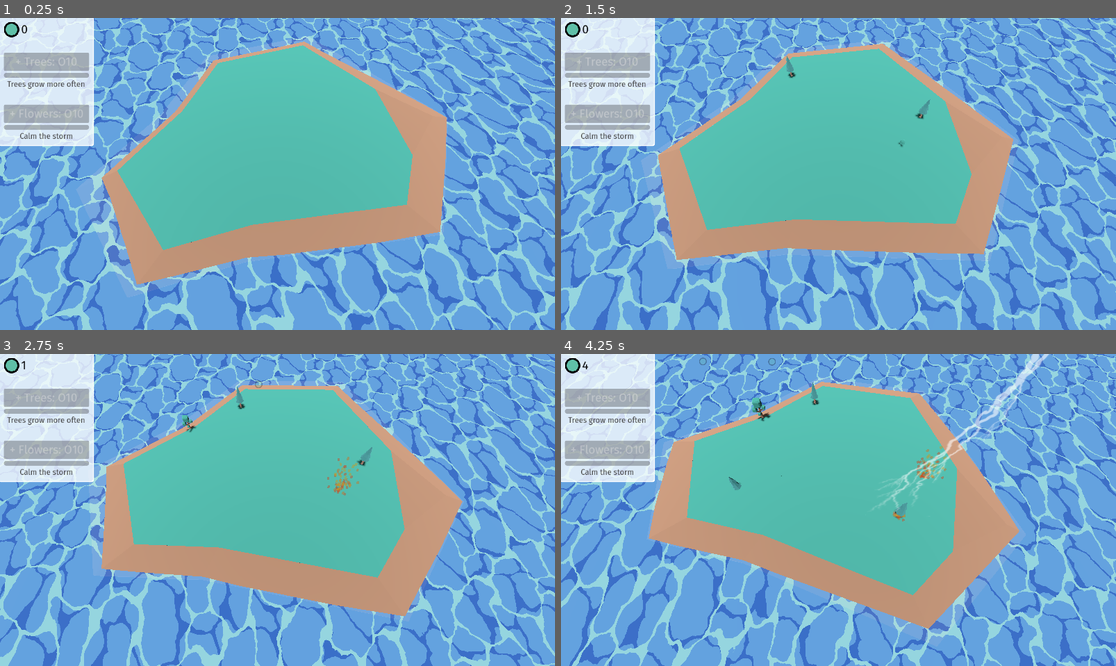
Above: before the commit, frames 1-4 (two rows, left to right).
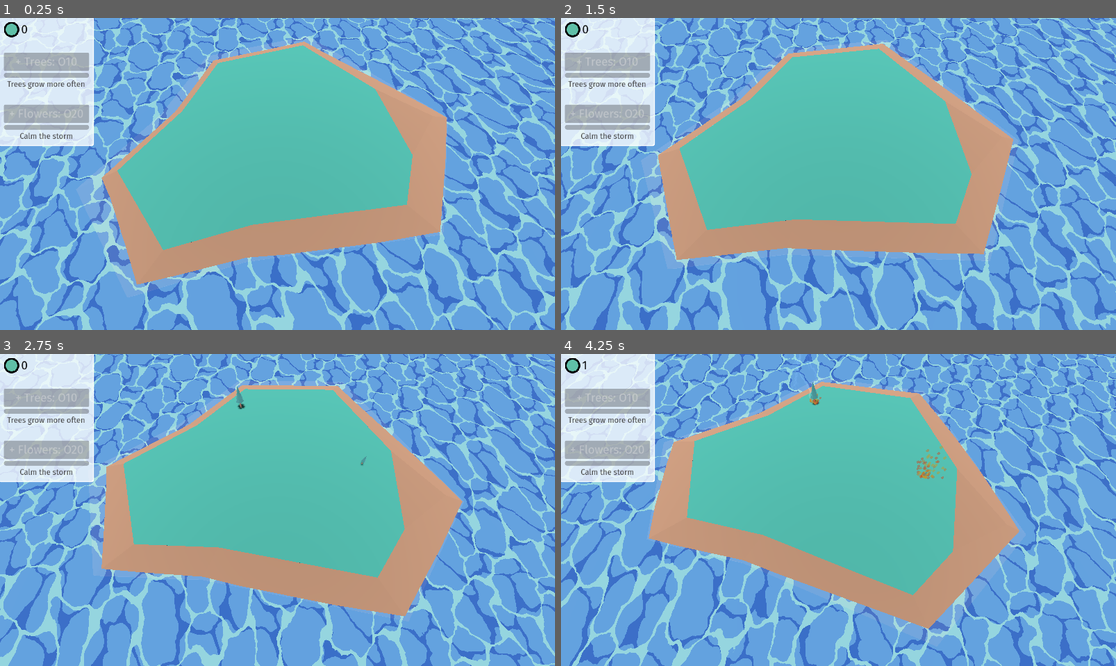
Above: after the commit, the same moments.

Repository: lumi-a/ecotomata
Game: Godot game, scene res://main.tscn
The game is run twice, just before and just after one commit, with the same random seed, the same clock (stepped at 60 frames per second) and the same inputs.
Inputs:
- Up to frame 1 (0.25 s): no input
- Up to frame 2 (1.5 s): no input
- Up to frame 3 (2.75 s): no input
- Up to frame 4 (4.25 s): no input

The runs differ from the first frame. In frame 1, less than 0.1% of the frame differs, in the area x 6-14%, y 29-32%; in frame 2, 0.1%; in frame 3, 0.4%; in frame 4, 1.4%, in the area x 2-88%, y 0-54%.

Commit message:
Fine-tune parameters, add victory-text

Diff:
--- a/island.gd
+++ b/island.gd
@@ -3,6 +3,7 @@
 @export var camera_rotation_node: Node3D
 var camera: Camera3D
 @export var ui_node: Control
+@export var victory: Label
 
 const num_initial_sapling_attempts: int = 0
 const num_initial_plant_attempts: int = 0
@@ -40,7 +41,9 @@
 const ember_time = 1.0
 
 var flower_attempts = 0 # How many flowers should be bought in the next couple frames
-var max_flowers_per_frame = 10 # At most how many flowers to try adding per frame
+var max_flowers_per_frame = 3 # At most how many flowers to try adding per frame
+
+var won_time = 0.0
 
 func remove_all_but_one(variant: Variant):
 	var children = variant.get_children()
@@ -118,6 +121,8 @@
 	space_state = get_world_3d().direct_space_state
 	camera = camera_rotation_node.get_node("camera")
 	ui_node.bought_flowers.connect(buy_flowers)
+	victory.modulate.a = 0
+
 
 	# Spawn trees
 	for _attempts in num_initial_sapling_attempts:
@@ -152,8 +157,20 @@
 	ui_node.orbs += 1
 
 func _process(delta):
-	var expected_lightnings_per_second: float = (ui_node.flower_max_level - ui_node.flower_level) / ui_node.flower_max_level
-	var expected_saplings_per_second: float = 50.0 * (ui_node.tree_level + 3) / (ui_node.tree_max_level + 3)
+	var expected_lightnings_per_second: float = 1.0 * (0.0 if ui_node.flower_max_level == ui_node.flower_level else 1.5 ** (float(-ui_node.flower_level)))
+	var expected_saplings_per_second: float = 50.0 * float(ui_node.tree_level + 1) / float(ui_node.tree_max_level + 1)
+	print(str(expected_lightnings_per_second) + " " + str(expected_saplings_per_second))
+
+	var won = ui_node.tree_level == ui_node.tree_max_level and ui_node.flower_level == ui_node.flower_max_level
+	if won:
+		won_time += delta
+		if won_time < 1.0:
+			ui_node.modulate.a = 1.0 - won_time
+			victory.modulate.a = won_time
+		else:
+			ui_node.modulate.a = 0
+			victory.modulate.a = 1
+
 
 	# try adding flowers
 	var flower_attempts_this_frame = 0
@@ -185,13 +202,14 @@
 		var id = tree.get_instance_id()
 		match tree_states[id]:
 			TreeState.Static:
-				tree_orb_timers[id] += delta
-				if tree_orb_timers[id] >= 1.0:
-					tree_orb_timers[id] -= 1.0
-					var orb = orb_instance.duplicate()
-					orb.position = camera.unproject_position(tree.position + Vector3.UP * 0.875)
-					orb.tree_exited.connect(add_orb)
-					add_child(orb)
+				if not won:
+					tree_orb_timers[id] += delta
+					if tree_orb_timers[id] >= 1.0:
+						tree_orb_timers[id] -= 1.0
+						var orb = orb_instance.duplicate()
+						orb.position = camera.unproject_position(tree.position + Vector3.UP * 0.875)
+						orb.tree_exited.connect(add_orb)
+						add_child(orb)
 
 			TreeState.Growing:
 				tree_timers[id] += delta
--- a/main.tscn
+++ b/main.tscn
@@ -37,6 +37,8 @@
 subdivide_width = 32
 subdivide_depth = 32
 
+[sub_resource type="Theme" id="Theme_pqc6n"]
+
 [node name="Node3D" type="Node3D"]
 
 [node name="WorldEnvironment" type="WorldEnvironment" parent="."]
@@ -52,14 +54,34 @@
 [node name="water" type="MeshInstance3D" parent="."]
 mesh = SubResource("PlaneMesh_y60lx")
 
-[node name="island" parent="." node_paths=PackedStringArray("camera_rotation_node", "ui_node") instance=ExtResource("2_5c6a2")]
+[node name="island" parent="." node_paths=PackedStringArray("camera_rotation_node", "ui_node", "victory") instance=ExtResource("2_5c6a2")]
 transform = Transform3D(1, 0, 0, 0, 1, 0, 0, 0, 1, 0, -0.810748, 0)
 script = ExtResource("4_c1278")
 camera_rotation_node = NodePath("../camera_rotation")
 ui_node = NodePath("../ui")
+victory = NodePath("../victory")
 
 [node name="sun" type="DirectionalLight3D" parent="."]
 transform = Transform3D(1, 0, 0, 0, 0.252998, 0.967467, 0, -0.967467, 0.252998, -6.61002, 40.3401, -0.405594)
 shadow_enabled = true
 
 [node name="ui" parent="." instance=ExtResource("5_coy3p")]
+
+[node name="victory" type="Label" parent="."]
+anchors_preset = 8
+anchor_left = 0.5
+anchor_top = 0.5
+anchor_right = 0.5
+anchor_bottom = 0.5
+offset_left = -79.0
+offset_top = -11.5
+offset_right = 79.0
+offset_bottom = 11.5
+grow_horizontal = 2
+grow_vertical = 2
+size_flags_horizontal = 4
+theme = SubResource("Theme_pqc6n")
+theme_override_colors/font_color = Color(1, 1, 1, 1)
+theme_override_colors/font_shadow_color = Color(0, 0, 0, 1)
+theme_override_font_sizes/font_size = 32
+text = "Vegetation Restored"
--- a/ui.gd
+++ b/ui.gd
@@ -15,7 +15,7 @@
 
 @export var orbs: int = 0
 @export var tree_level: int = 0
-@export var tree_max_level: int = 5
+@export var tree_max_level: int = 8
 @export var flower_level: int = 0
 @export var flower_max_level: int = 5
 
@@ -43,26 +43,28 @@
 
 var tree_cost: int = 10
 func update_tree_button_text():
-	if tree_level <= tree_max_level:
+	if tree_level < tree_max_level:
 		tree_buy_button.text = "+ Trees: O" + str(tree_cost)
 	else:
 		tree_buy_button.text = "+ Trees: Max!"
+		flower_buy_button.disabled = true
 func buy_tree():
 	if tree_cost <= orbs:
 		orbs -= tree_cost
 		tree_level += 1
 		tree_range.value = tree_level
 		if tree_level < tree_max_level:
-			tree_cost *= 10
+			tree_cost = 10 * round((tree_level + 1) ** 2.5)
 		update_tree_button_text()
 		tree_buy_button.disabled = true
 
-var flower_cost: int = 10
+var flower_cost: int = 20
 func update_flower_button_text():
-	if flower_level <= flower_max_level:
+	if flower_level < flower_max_level:
 		flower_buy_button.text = "+ Flowers: O" + str(flower_cost)
 	else:
 		flower_buy_button.text = "+ Flowers: Max!"
+		flower_buy_button.disabled = true
 func buy_flower():
 	if flower_cost <= orbs:
 		bought_flowers.emit()
@@ -70,12 +72,12 @@
 		flower_level += 1
 		flower_range.value = flower_level
 		if flower_level < flower_max_level:
-			flower_cost *= 10
+			flower_cost = 20 * round((flower_level + 1) ** 3)
 		update_flower_button_text()
 		flower_buy_button.disabled = true
 
 func _process(_delta):
 	orb_label.text = str(orbs)
 
-	tree_buy_button.disabled = orbs < tree_cost
-	flower_buy_button.disabled = orbs < flower_cost
+	tree_buy_button.disabled = orbs < tree_cost or tree_level >= tree_max_level
+	flower_buy_button.disabled = orbs < flower_cost or flower_level >= flower_max_level
Not shown: 1 places in main.tscn that only renumber resources
